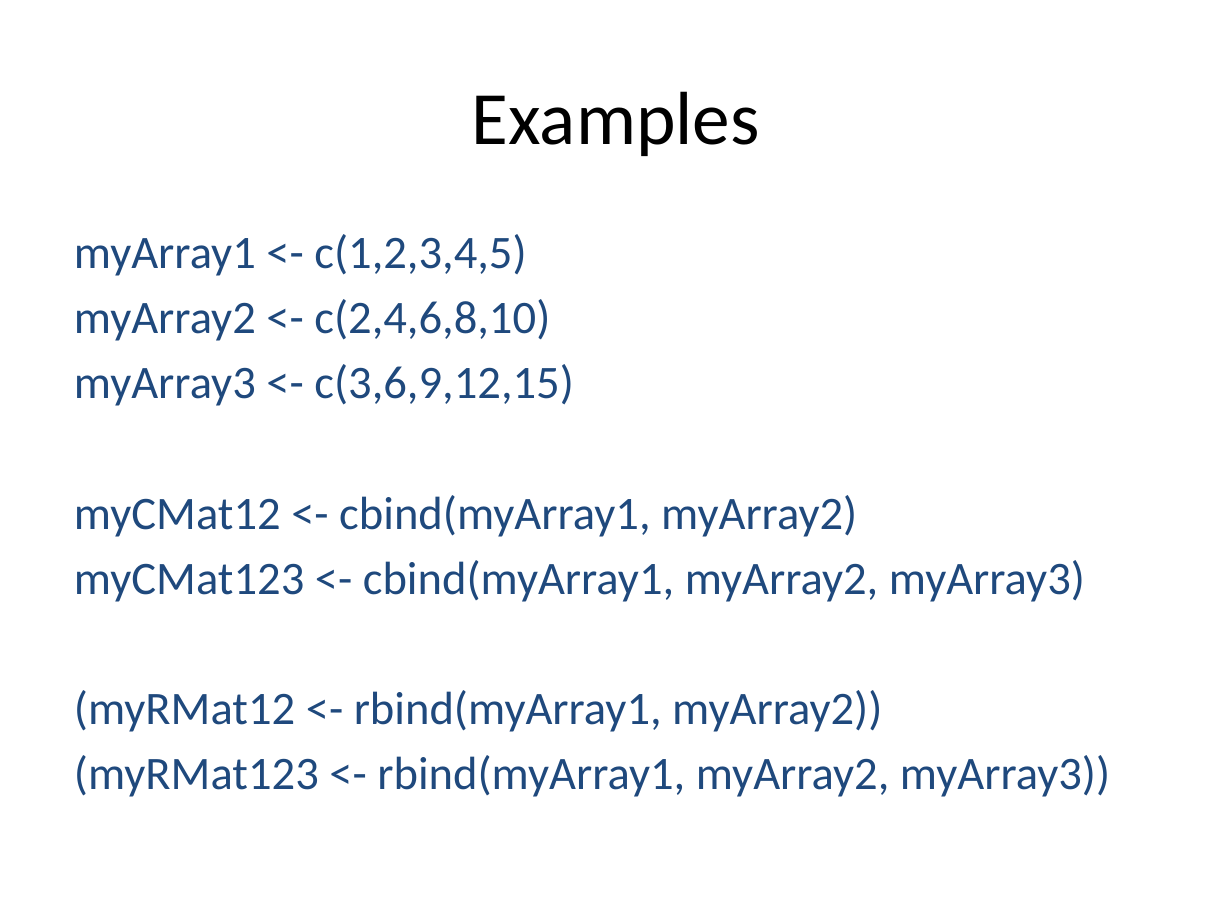
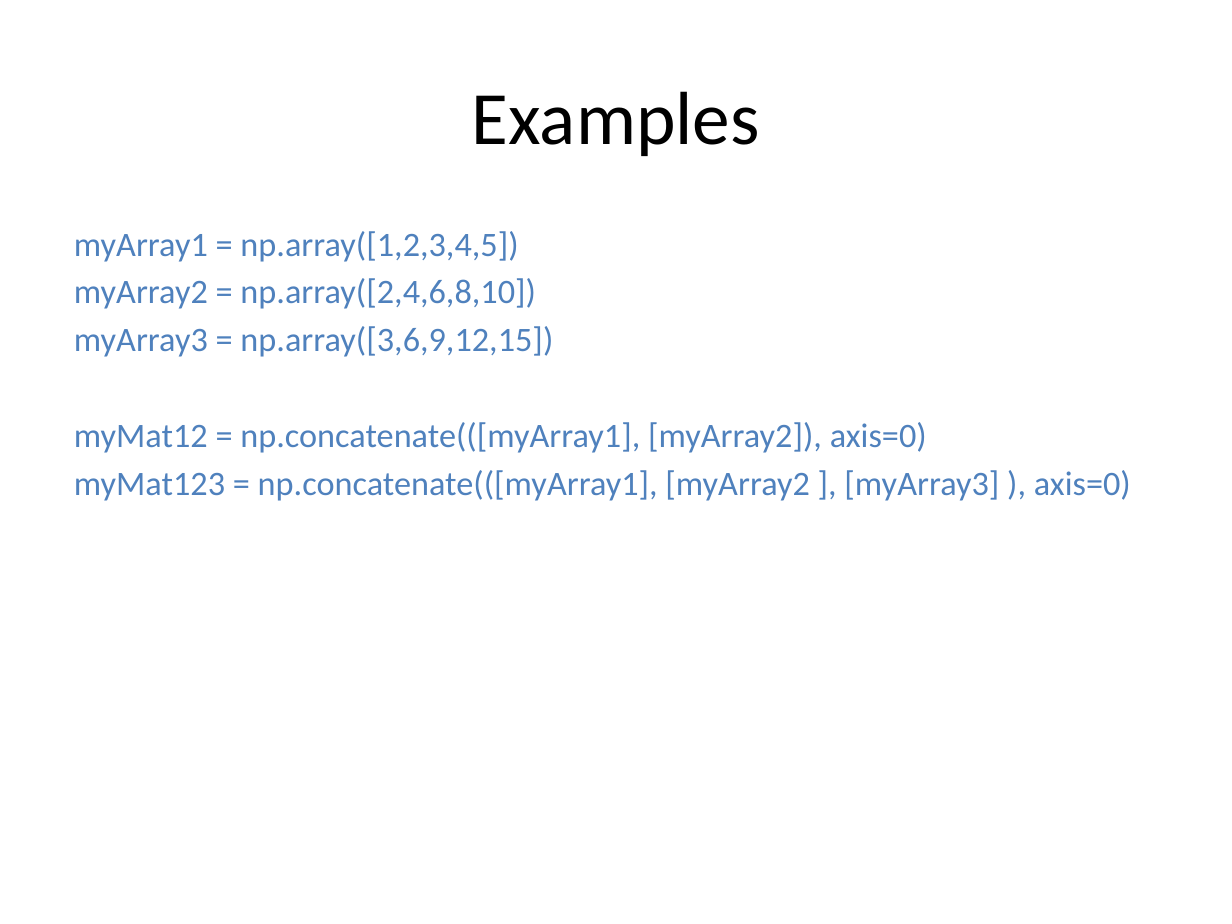
Before and after one commit to pradau/python_for_psychologists, a slide deck: slide 22 of Python_intro_lecture.pptx. Drawn at 1232x924 pixels with LibreOffice and Linux fonts; fonts in the diff are those of the drawing. Boxes give left, top, right and bottom in pixels: in the first picture for what was removed or moved away, otherwise in the second. Text is boxed around its words. In the diff, an @@ line names an element or a change of style, - is before the commit and + after.

```diff
--- a/Python_intro_lecture.pptx
+++ b/Python_intro_lecture.pptx
@@ text at (74, 231, 1131, 501): text changed; size 27.2 to 20 pt; text colour #1F497D to #4F81BD @@
-myArray1 <- c(1,2,3,4,5)
-myArray2 <- c(2,4,6,8,10)
-myArray3 <- c(3,6,9,12,15)
-myCMat12 <- cbind(myArray1, myArray2)
-myCMat123 <- cbind(myArray1, myArray2, myArray3)
-(myRMat12 <- rbind(myArray1, myArray2))
-(myRMat123 <- rbind(myArray1, myArray2, myArray3))
+myArray1 = np.array([1,2,3,4,5])
+myArray2 = np.array([2,4,6,8,10])
+myArray3 = np.array([3,6,9,12,15])
+myMat12 = np.concatenate(([myArray1], [myArray2]), axis=0)
+myMat123 = np.concatenate(([myArray1], [myArray2 ], [myArray3] ), axis=0)
```
Also in this commit, not shown: 15 other slides changed, 1 slide removed.
